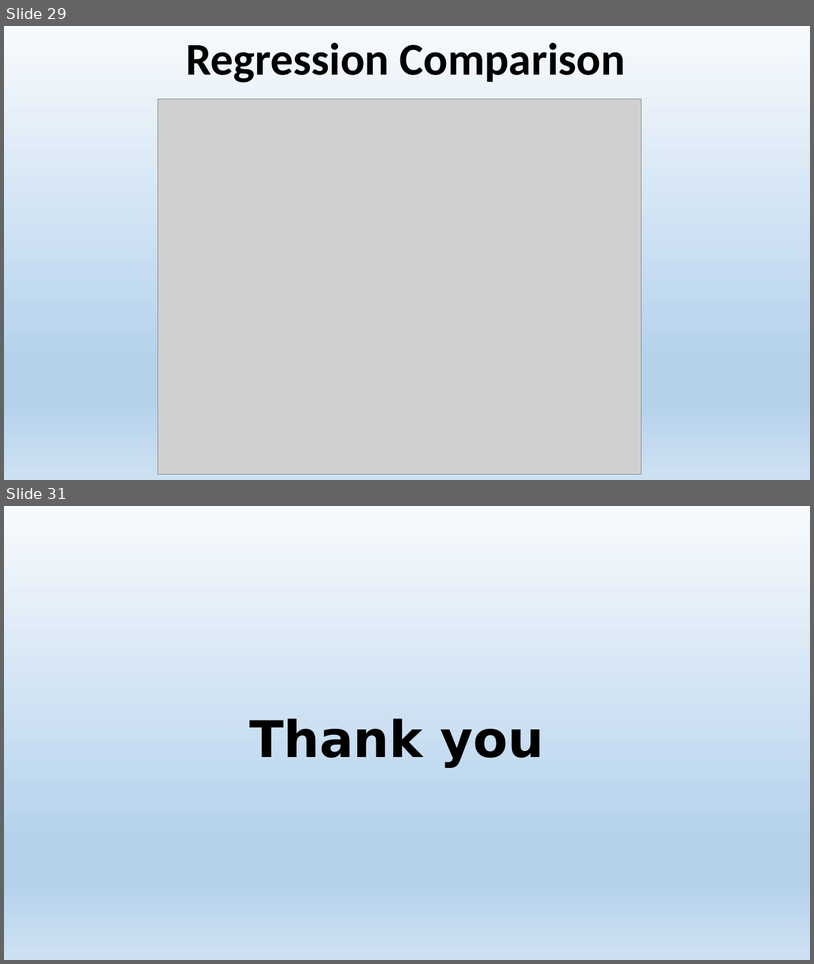
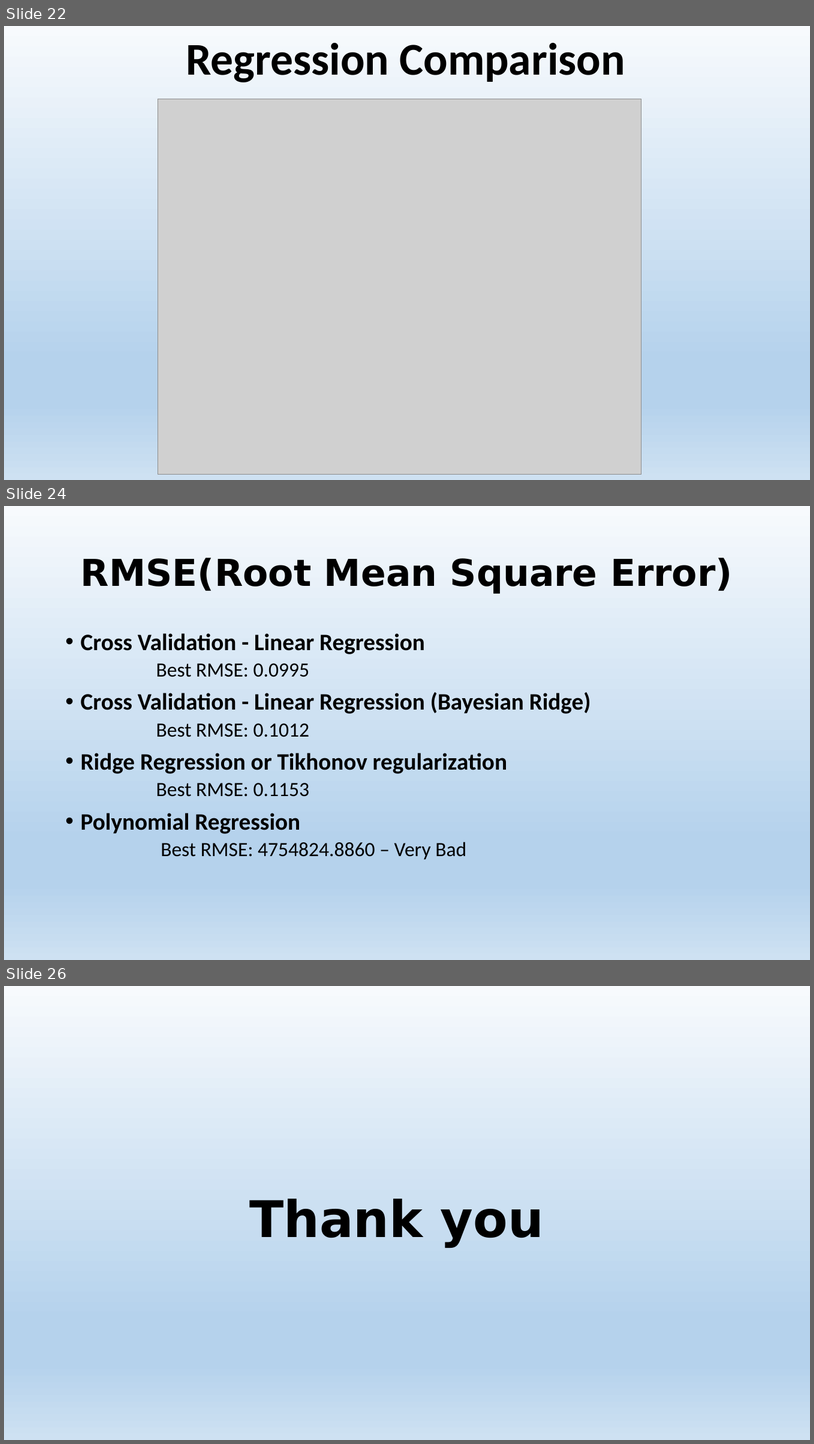
Before and after one commit to vibaskaran/SpringBoard, a slide deck: Capstone-01/Predict House Sales Prices Presentation.pptx. Shown one above the other, each under a label of ours: slides 29 and 31 before the commit, slides 22, 24 and 26 after it; the slides between them are not shown. The pictures are 814x964 and 814x1444 pixels, drawn with LibreOffice and Linux fonts; fonts in the diff are those of the drawing; grey boxes stand for pictures. Boxes give left, top, right and bottom in pixels: in the first picture for what was removed or moved away, otherwise in the second. Text is boxed around its words. In the diff, an @@ line names an element or a change of style, - is before the commit and + after.

```diff
--- a/Capstone-01/Predict House Sales Prices Presentation.pptx
+++ b/Capstone-01/Predict House Sales Prices Presentation.pptx
@@ slide 24 added at bbox=[4, 506, 810, 960], background gradient #F7FAFD to #B5D2EC to #CEE1F2 @@
@@ title added at bbox=[81, 558, 733, 594], 44 pt, text #000000, bold @@
+RMSE(Root Mean Square Error)
@@ text added at bbox=[81, 633, 591, 859], 28 pt, text #000000, bold @@
+• Cross Validation - Linear Regression
+  Best RMSE: 0.0995
+• Cross Validation - Linear Regression (Bayesian Ridge)
+  Best RMSE: 0.1012
+• Ridge Regression or Tikhonov regularization
+  Best RMSE: 0.1153
+• Polynomial Regression
+  Best RMSE: 4754824.8860 – Very Bad
@@ what was slide 29 is now slide 22 @@
@@ what was slide 31 is now slide 26 @@
```
Also in this commit, not shown: 4 slides changed, 4 other slides added, 10 slides removed.
